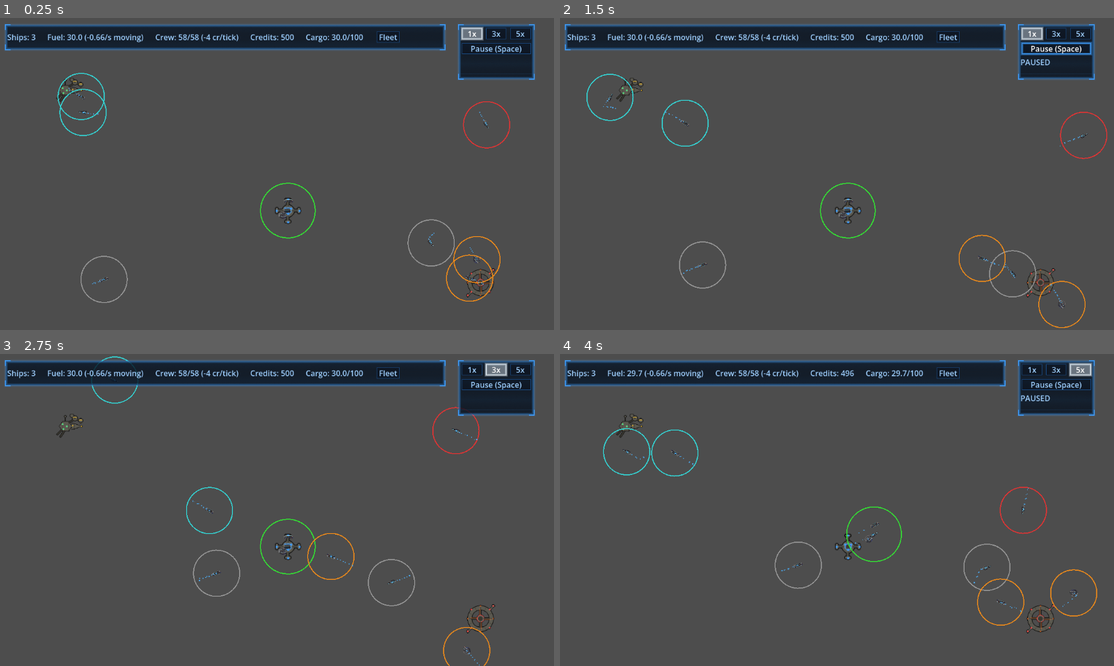
Above: before the commit, frames 1-4 (two rows, left to right).
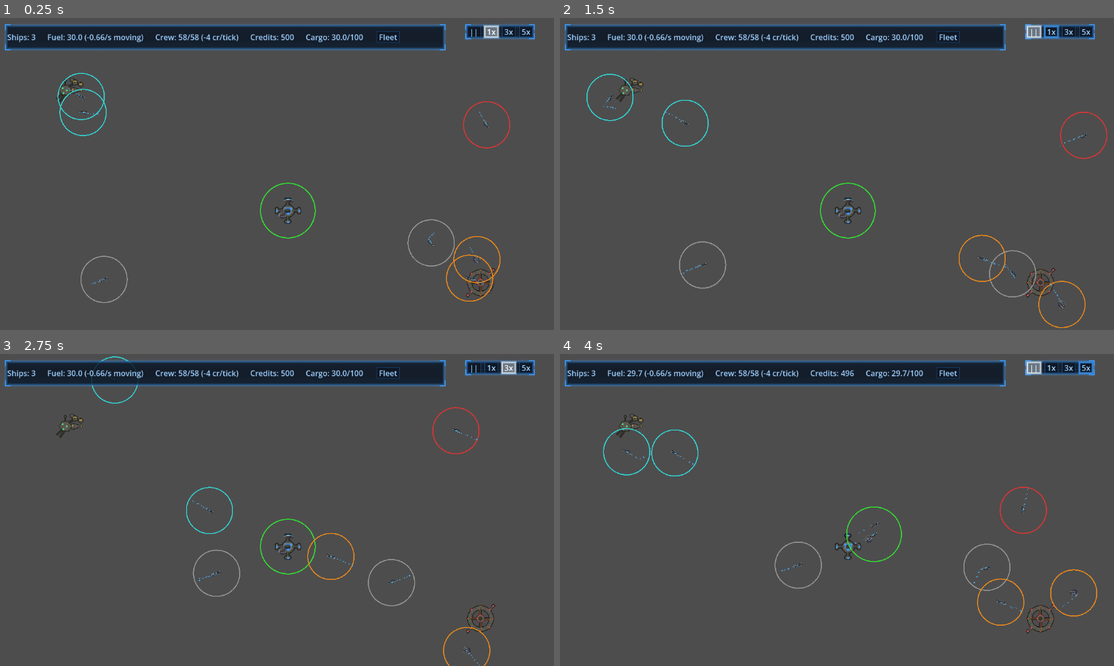
Above: after the commit, the same moments.

Repository: darthlemi/SpaceGame
Game: Godot game, scene res://scenes/campaign/campaign_scene.tscn
Same seed, same stepped clock (60 frames per second), same inputs: the game is played once before the commit and once after it.
Inputs (mouse positions are in pixels of both pictures, inside the frame that each line leads up to):
- Up to frame 1 (0.25 s): no input
- Up to frame 2 (1.5 s): click "1x" at 0.5 s; click "Pause (Space)" (after the commit: "||") at 1.25 s
- Up to frame 3 (2.75 s): click "3x" at 2 s
- Up to frame 4 (4 s): click "5x" at 2.75 s; tap Enter at 3.5 s; move the mouse to (958, 494) at 3.52 s; hold D from 3.53 s (still down); hold 4 (formation_box) from 3.53 s (still down); click (958, 494) at 3.67 s; tap Space at 3.77 s

The runs differ from the first frame. In frame 1, 2.3% of the frame differs, in the area x 82-97%, y 2-20%; in frame 2, 2.2%; in frame 3, 2.3%; in frame 4, 2.3%.

Commit message:
Compact single-row speed bar with lit pause button
One row [||][1x][3x][5x], 150x37 at the same top-right corner. The pause
button mirrors tree.paused; while paused the resume speed shows the
hover look. PausedLabel and the ButtonGroup are gone.

Co-Authored-By: Claude Opus 5.5 <noreply@anthropic.com>

Diff:
--- a/scenes/ui/speed_controls.tscn
+++ b/scenes/ui/speed_controls.tscn
@@ -1,57 +1,48 @@
-[gd_scene load_steps=3 format=3]
+[gd_scene load_steps=2 format=3]
 
 [ext_resource type="Script" path="res://scripts/ui/speed_controls.gd" id="1"]
 
-[sub_resource type="ButtonGroup" id="ButtonGroup_speed"]
-
 [node name="SpeedControls" type="Control"]
-offset_left = 950.0
+offset_left = 965.0
 offset_top = 10.0
 offset_right = 1115.0
-offset_bottom = 131.0
+offset_bottom = 47.0
 mouse_filter = 2
 script = ExtResource("1")
 
 [node name="Background" type="Panel" parent="."]
-offset_right = 165.0
-offset_bottom = 121.0
+anchors_preset = 15
+anchor_right = 1.0
+anchor_bottom = 1.0
+grow_horizontal = 2
+grow_vertical = 2
 
-[node name="Layout" type="VBoxContainer" parent="."]
-offset_left = 8.0
-offset_top = 8.0
-offset_right = 157.0
-offset_bottom = 113.0
+[node name="Row" type="HBoxContainer" parent="."]
+offset_left = 4.0
+offset_top = 4.0
 mouse_filter = 2
 theme_override_constants/separation = 2
 
-[node name="SpeedRow" type="HBoxContainer" parent="Layout"]
-theme_override_constants/separation = 2
-
-[node name="Speed1xButton" type="Button" parent="Layout/SpeedRow"]
-size_flags_horizontal = 3
+[node name="PauseButton" type="Button" parent="Row"]
+custom_minimum_size = Vector2(30, 0)
 focus_mode = 0
 toggle_mode = true
-button_group = SubResource("ButtonGroup_speed")
+text = "||"
+
+[node name="Speed1xButton" type="Button" parent="Row"]
+custom_minimum_size = Vector2(30, 0)
+focus_mode = 0
+toggle_mode = true
 text = "1x"
 
-[node name="Speed3xButton" type="Button" parent="Layout/SpeedRow"]
-size_flags_horizontal = 3
+[node name="Speed3xButton" type="Button" parent="Row"]
+custom_minimum_size = Vector2(30, 0)
 focus_mode = 0
 toggle_mode = true
-button_group = SubResource("ButtonGroup_speed")
 text = "3x"
 
-[node name="Speed5xButton" type="Button" parent="Layout/SpeedRow"]
-size_flags_horizontal = 3
+[node name="Speed5xButton" type="Button" parent="Row"]
+custom_minimum_size = Vector2(30, 0)
 focus_mode = 0
 toggle_mode = true
-button_group = SubResource("ButtonGroup_speed")
 text = "5x"
-
-[node name="PauseButton" type="Button" parent="Layout"]
-focus_mode = 0
-text = "Pause (Space)"
-
-[node name="PausedLabel" type="Label" parent="Layout"]
-visible = false
-text = "PAUSED"
--- a/scripts/ui/speed_controls.gd
+++ b/scripts/ui/speed_controls.gd
@@ -1,10 +1,9 @@
 extends Control
 
-@onready var speed_1x_button: Button = $Layout/SpeedRow/Speed1xButton
-@onready var speed_3x_button: Button = $Layout/SpeedRow/Speed3xButton
-@onready var speed_5x_button: Button = $Layout/SpeedRow/Speed5xButton
-@onready var pause_button: Button = $Layout/PauseButton
-@onready var paused_label: Label = $Layout/PausedLabel
+@onready var speed_1x_button: Button = $Row/Speed1xButton
+@onready var speed_3x_button: Button = $Row/Speed3xButton
+@onready var speed_5x_button: Button = $Row/Speed5xButton
+@onready var pause_button: Button = $Row/PauseButton
 
 func _ready() -> void:
 	process_mode = Node.PROCESS_MODE_ALWAYS
@@ -45,8 +44,19 @@
 	var state = get_node_or_null("/root/CampaignState")
 	return state != null and state.pending_respawn
 
+# Runs every frame, so the looks reassert themselves after a toggle-mode click flips them.
 func _update_display() -> void:
-	paused_label.visible = get_tree().paused
-	speed_1x_button.button_pressed = is_equal_approx(Engine.time_scale, 1.0)
-	speed_3x_button.button_pressed = is_equal_approx(Engine.time_scale, 3.0)
-	speed_5x_button.button_pressed = is_equal_approx(Engine.time_scale, 5.0)
+	var paused := get_tree().paused
+	pause_button.set_pressed_no_signal(paused)
+	_show_speed(speed_1x_button, 1.0, paused)
+	_show_speed(speed_3x_button, 3.0, paused)
+	_show_speed(speed_5x_button, 5.0, paused)
+
+# While paused, the speed the game will resume at shows the hover look instead of pressed.
+func _show_speed(button: Button, time_scale: float, paused: bool) -> void:
+	var active := is_equal_approx(Engine.time_scale, time_scale)
+	button.set_pressed_no_signal(active and not paused)
+	if active and paused:
+		button.add_theme_stylebox_override("normal", get_theme_stylebox("hover", "Button"))
+	else:
+		button.remove_theme_stylebox_override("normal")
--- a/tests/test_speed_controls.gd
+++ b/tests/test_speed_controls.gd
@@ -13,15 +13,21 @@
 	if tree.paused:
 		failures.append("expected tree to start unpaused")
 
-	var speed_3x: Button = scene.get_node("Layout/SpeedRow/Speed3xButton")
-	var speed_5x: Button = scene.get_node("Layout/SpeedRow/Speed5xButton")
-	var pause_button: Button = scene.get_node("Layout/PauseButton")
-	var paused_label: Label = scene.get_node("Layout/PausedLabel")
+	var row: Control = scene.get_node("Row")
+	var pause_button: Button = scene.get_node("Row/PauseButton")
+	var speed_1x: Button = scene.get_node("Row/Speed1xButton")
+	var speed_3x: Button = scene.get_node("Row/Speed3xButton")
+	var speed_5x: Button = scene.get_node("Row/Speed5xButton")
 
 	# Clicks on the panel must not fall through to fleet selection / the campaign map.
 	var background: Control = scene.get_node("Background")
 	if background.mouse_filter != Control.MOUSE_FILTER_STOP:
 		failures.append("expected the Background panel to stop mouse input, got filter %s" % background.mouse_filter)
+
+	# "||" and "5x" must not clip: the row's minimum size has to fit inside the panel.
+	var row_end := row.position + row.get_combined_minimum_size()
+	if row_end.x > background.size.x or row_end.y > background.size.y:
+		failures.append("expected Row (ends at %s) to fit inside Background %s" % [row_end, background.size])
 
 	speed_3x.pressed.emit()
 	if not is_equal_approx(Engine.time_scale, 3.0):
@@ -35,10 +41,34 @@
 	if not tree.paused:
 		failures.append("expected pause button to pause the tree")
 
+	# Paused: pause lit, the resume speed (5x) shows the hover look instead of pressed.
 	await tree.process_frame
-	if not paused_label.visible:
-		failures.append("expected PAUSED label to be visible while paused")
+	if not pause_button.button_pressed:
+		failures.append("expected pause button to show pressed while paused")
+	if speed_5x.button_pressed:
+		failures.append("expected 5x button not pressed while paused")
+	if not speed_5x.has_theme_stylebox_override("normal"):
+		failures.append("expected 5x (resume speed) to get the hover look while paused")
+	if speed_1x.has_theme_stylebox_override("normal"):
+		failures.append("expected 1x (not the resume speed) to have no stylebox override")
 
+	# Clicking a speed while paused unpauses at that speed and clears the resume look.
+	speed_3x.pressed.emit()
+	await tree.process_frame
+	if tree.paused:
+		failures.append("expected a speed button to unpause the tree")
+	if not is_equal_approx(Engine.time_scale, 3.0):
+		failures.append("expected 3x while paused to set time_scale to 3.0, got %s" % Engine.time_scale)
+	if not speed_3x.button_pressed:
+		failures.append("expected 3x button pressed after resuming at 3x")
+	if pause_button.button_pressed:
+		failures.append("expected pause button not pressed after resuming")
+	if speed_5x.has_theme_stylebox_override("normal"):
+		failures.append("expected 5x hover override cleared after resuming at 3x")
+	if speed_3x.has_theme_stylebox_override("normal"):
+		failures.append("expected 3x to have no override while running")
+
+	pause_button.pressed.emit()
 	pause_button.pressed.emit()
 	if tree.paused:
 		failures.append("expected pause button to unpause the tree on second press")
@@ -53,6 +83,9 @@
 	scene._unhandled_input(space_event)
 	if not tree.paused:
 		failures.append("expected spacebar to pause the tree")
+	await tree.process_frame
+	if not pause_button.button_pressed:
+		failures.append("expected pause button to show pressed after spacebar pause")
 
 	tree.paused = false
 	Engine.time_scale = 1.0
